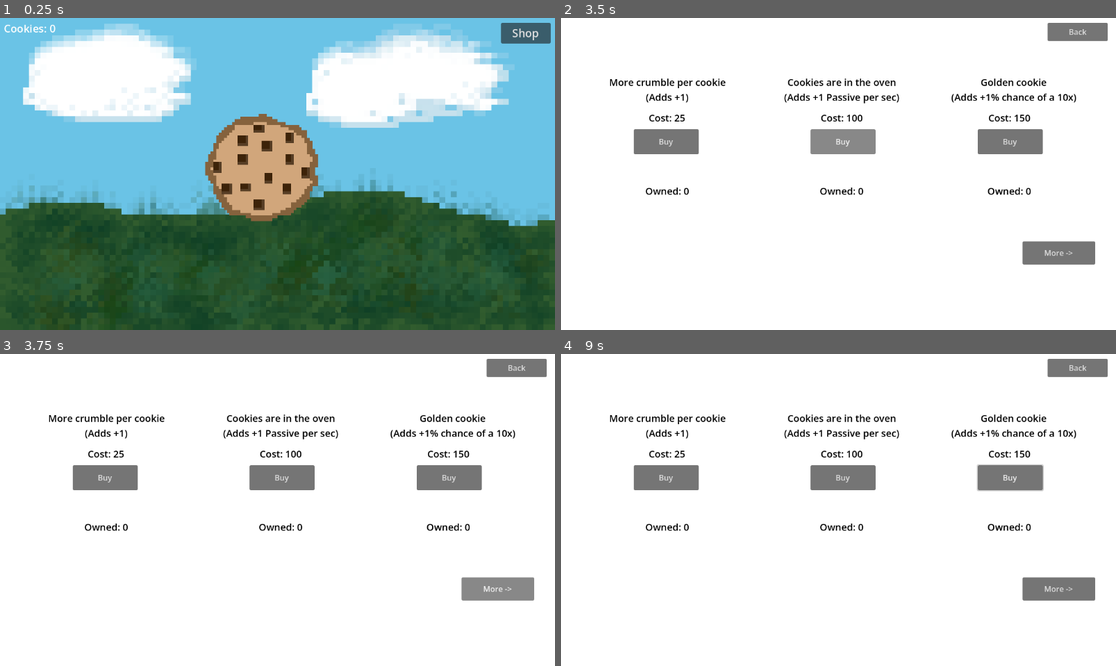
Above: before the commit, frames 1-4 (two rows, left to right).
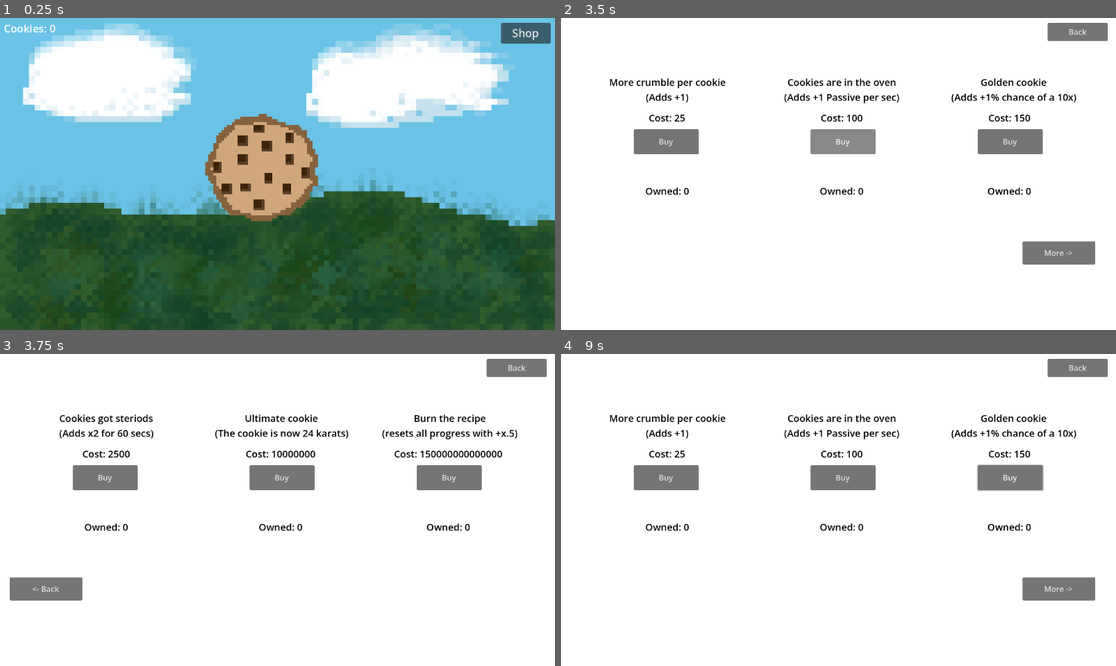
Above: after the commit, the same moments.

Repository: Crystal-153/Cookie-clicker
Game: Godot game, scene res://node.tscn
The game is run twice, just before and just after one commit, with the same random seed, the same clock (stepped at 60 frames per second) and the same inputs.
Inputs (mouse positions are in pixels of both pictures, inside the frame that each line leads up to):
- Up to frame 1 (0.25 s): no input
- Up to frame 2 (3.5 s): click "Back" at 0.5 s; click "Back" at 1.25 s; click "Shop" at 2 s; click "Buy" at 2.75 s
- Up to frame 3 (3.75 s): click "More ->" at 3.5 s
- Up to frame 4 (9 s): click "Buy" at 4.25 s; click "Buy" at 5 s; click "Buy" at 5.75 s; click (605, 588) at 6.5 s, where only the run after the commit has a clickable "<- Back"; click "Buy" at 7.25 s; click "Buy" at 8 s; tap Enter at 8.75 s; move the mouse to (960, 494) at 8.77 s; hold Right from 8.78 s (still down); tap Alt at 8.85 s; click (960, 494) at 8.92 s

Frames 1-2 are identical in both runs. In frame 3, 4.2% of the frame differs, in the area x 1-97%, y 19-80%; in frame 4, nothing differs.

Commit message:
Did some more shop stuff

Diff:
--- a/main.gd
+++ b/main.gd
@@ -1,4 +1,5 @@
 extends Node
+
 @onready var scoreText=$score
 # Called when the node enters the scene tree for the first time.
 func _ready() -> void:
@@ -14,12 +15,26 @@
 	get_tree().change_scene_to_file("res://shop.tscn")
 
 func _on_cookie_pressed() -> void:
-	if randf_range(0.0,1.0)<Gamee.goldenPercent:
-		Gamee.score+=Gamee.add*10
+
+	if Gamee.timestwo:
+		if randf_range(0.0,1.0)<Gamee.goldenPercent:
+			Gamee.score+=Gamee.add*10*Gamee.multi*2
+		else:
+			Gamee.score+=Gamee.add*Gamee.multi*2
+	elif randf_range(0.0,1.0)<Gamee.goldenPercent:
+		Gamee.score+=Gamee.add*10*Gamee.multi
 	else:
-		Gamee.score+=Gamee.add
+		Gamee.score+=Gamee.add*Gamee.multi
 	scoreText.text = "Cookies: "+ str(Gamee.score)
 
 
 func _on_timer_timeout() -> void:
-	Gamee.score+=Gamee.autoAmount
+	if Gamee.timestwo and Gamee.i<61:
+
+		Gamee.score+=Gamee.autoAmount*Gamee.multi*2
+		Gamee.i+=1
+	elif Gamee.i==61:
+		Gamee.i=1
+		Gamee.timestwo=false
+	else:
+		Gamee.score+=Gamee.autoAmount*Gamee.multi
--- a/node.gd
+++ b/node.gd
@@ -4,3 +4,6 @@
 static var add=1
 static var autoAmount=0
 static var goldenPercent=0
+static var multi=1
+static var i=1
+static var timestwo=false
--- a/node.tscn
+++ b/node.tscn
@@ -13,3 +13,5 @@
 [node name="shop2" parent="." unique_id=1155712594 instance=ExtResource("6_qn3nj")]
 
 [node name="main" parent="." unique_id=1175136564 instance=ExtResource("4_e2u21")]
+
+[connection signal="reset" from="shop2" to="shop" method="_on_shop_2_reset"]
--- a/shop.gd
+++ b/shop.gd
@@ -64,3 +64,22 @@
 		Gamee.goldenPercent+=0.01
 		priceText3.text="Cost: "+str(price3)
 		ownedText3.text="Owned: "+str(owned3)
+
+
+func _on_more_pressed() -> void:
+	get_tree().change_scene_to_file("res://shop2.tscn")
+
+
+func _on_shop_2_reset() -> void:
+	price1=25
+	price2=100
+	price3=150
+	owned1=0
+	owned2=0
+	owned3=0
+	priceText1.text="Cost: "+str(price1)
+	ownedText1.text="Owned: "+str(owned1)
+	priceText2.text="Cost: "+str(price2)
+	ownedText2.text="Owned: "+str(owned2)
+	priceText3.text="Cost: "+str(price3)
+	ownedText3.text="Owned: "+str(owned3)
--- a/shop.tscn
+++ b/shop.tscn
@@ -141,3 +141,4 @@
 [connection signal="pressed" from="plusoneBuy" to="." method="_on_plusone_buy_pressed"]
 [connection signal="pressed" from="ovenBuy" to="." method="_on_oven_buy_pressed"]
 [connection signal="pressed" from="goldenBuy" to="." method="_on_golden_buy_pressed"]
+[connection signal="pressed" from="more" to="." method="_on_more_pressed"]
--- a/shop2.tscn
+++ b/shop2.tscn
@@ -48,18 +48,18 @@
 text = "You have: 0"
 horizontal_alignment = 1
 
-[node name="ovencookie" type="Label" parent="." unique_id=1666610845]
-offset_left = 462.0
+[node name="goldcookie" type="Label" parent="." unique_id=1666610845]
+offset_left = 446.0
 offset_top = 119.0
-offset_right = 704.0
+offset_right = 724.0
 offset_bottom = 178.0
 theme_override_colors/font_color = Color(0, 0, 0, 1)
 theme_override_font_sizes/font_size = 20
-text = "Cookies are in the oven
-(Adds +1 Passive)"
+text = "Ultimate cookie
+(The cookie is now 24 karats)"
 horizontal_alignment = 1
 
-[node name="ovenPrice" type="Label" parent="." unique_id=68767874]
+[node name="goldPrice" type="Label" parent="." unique_id=68767874]
 offset_left = 462.0
 offset_top = 193.0
 offset_right = 704.0
@@ -69,14 +69,14 @@
 text = "Cost: 0"
 horizontal_alignment = 1
 
-[node name="ovenBuy" type="Button" parent="." unique_id=637097363]
+[node name="goldBuy" type="Button" parent="." unique_id=637097363]
 offset_left = 518.0
 offset_top = 231.0
 offset_right = 653.0
 offset_bottom = 283.0
 text = "Buy"
 
-[node name="ovenAmount" type="Label" parent="." unique_id=464750818]
+[node name="goldAmount" type="Label" parent="." unique_id=464750818]
 offset_left = 462.0
 offset_top = 345.0
 offset_right = 704.0
@@ -87,9 +87,9 @@
 horizontal_alignment = 1
 
 [node name="resetprog" type="Label" parent="." unique_id=1861605851]
-offset_left = 810.0
+offset_left = 793.0
 offset_top = 119.0
-offset_right = 1071.0
+offset_right = 1075.0
 offset_bottom = 178.0
 theme_override_colors/font_color = Color(0, 0, 0, 1)
 theme_override_font_sizes/font_size = 20
@@ -114,7 +114,7 @@
 offset_bottom = 283.0
 text = "Buy"
 
-[node name="resestprogAmount" type="Label" parent="." unique_id=1913099621]
+[node name="resetprogAmount" type="Label" parent="." unique_id=1913099621]
 offset_left = 810.0
 offset_top = 345.0
 offset_right = 1052.0
@@ -138,4 +138,7 @@
 offset_bottom = 48.0
 text = "Back"
 
+[connection signal="pressed" from="timestwoBuy" to="." method="_on_timestwo_buy_pressed"]
+[connection signal="pressed" from="resetprogBuy" to="." method="_on_resetprog_buy_pressed"]
+[connection signal="pressed" from="backpage" to="." method="_on_backpage_pressed"]
 [connection signal="pressed" from="back" to="." method="_on_back_pressed"]
--- a/shop_2.gd
+++ b/shop_2.gd
@@ -1,14 +1,68 @@
 extends Node
+@onready var priceText1=$timestwoPrice
+static var price1=2500
+@onready var ownedText1=$timestwoAmount
+static var owned1=0
 
+@onready var priceText2=$goldPrice
+static var price2=10000000
+@onready var ownedText2=$goldAmount
+static var owned2=0
 
+@onready var priceText3=$resetprogPrice
+static var price3=150000000000000
+@onready var ownedText3=$resetprogAmount
+static var owned3=0
+
+signal reset
 # Called when the node enters the scene tree for the first time.
 func _ready() -> void:
-	pass # Replace with function body.
-
+	priceText1.text="Cost: "+str(price1)
+	ownedText1.text="Owned: "+str(owned1)
+	priceText2.text="Cost: "+str(price2)
+	ownedText2.text="Owned: "+str(owned2)
+	priceText3.text="Cost: "+str(price3)
+	ownedText3.text="Owned: "+str(owned3)
 
 # Called every frame. 'delta' is the elapsed time since the previous frame.
-func _process(delta: float) -> void:
+func _process(_delta: float) -> void:
 	pass
 
 func _on_back_pressed() -> void:
 	get_tree().change_scene_to_file("res://main.tscn")
+
+
+func _on_timestwo_buy_pressed() -> void:
+	if price1<=Gamee.score:
+		Gamee.score-=price1
+		Gamee.timestwo=true
+		price1*=2
+		owned1+=1
+		priceText1.text="Cost: "+str(price1)
+		ownedText1.text="Owned: "+str(owned1)
+
+func _on_backpage_pressed() -> void:
+	get_tree().change_scene_to_file("res://shop.tscn")
+
+
+func _on_resetprog_buy_pressed() -> void:
+	if price3<=Gamee.score:
+		Gamee.score-=price3
+		Gamee.multi+=.5
+		price3*=2
+		owned3+=1
+		Gamee.add=1
+		Gamee.autoAmount=0
+		Gamee.goldenPercent=0
+		Gamee.score=0
+		price1=2500
+		price2=10000000
+		owned1=0
+		owned2=0
+		priceText1.text="Cost: "+str(price1)
+		ownedText1.text="Owned: "+str(owned1)
+		priceText2.text="Cost: "+str(price2)
+		ownedText2.text="Owned: "+str(owned2)
+		priceText3.text="Cost: "+str(price3)
+		ownedText3.text="Owned: "+str(owned3)
+		reset.emit()
